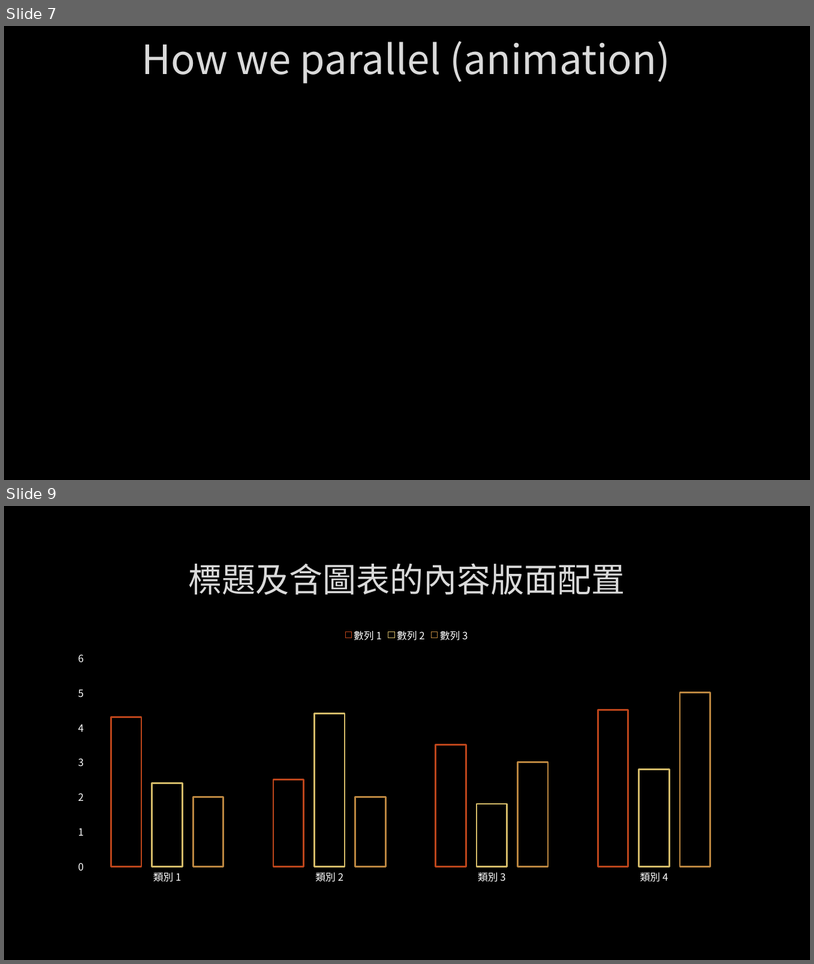
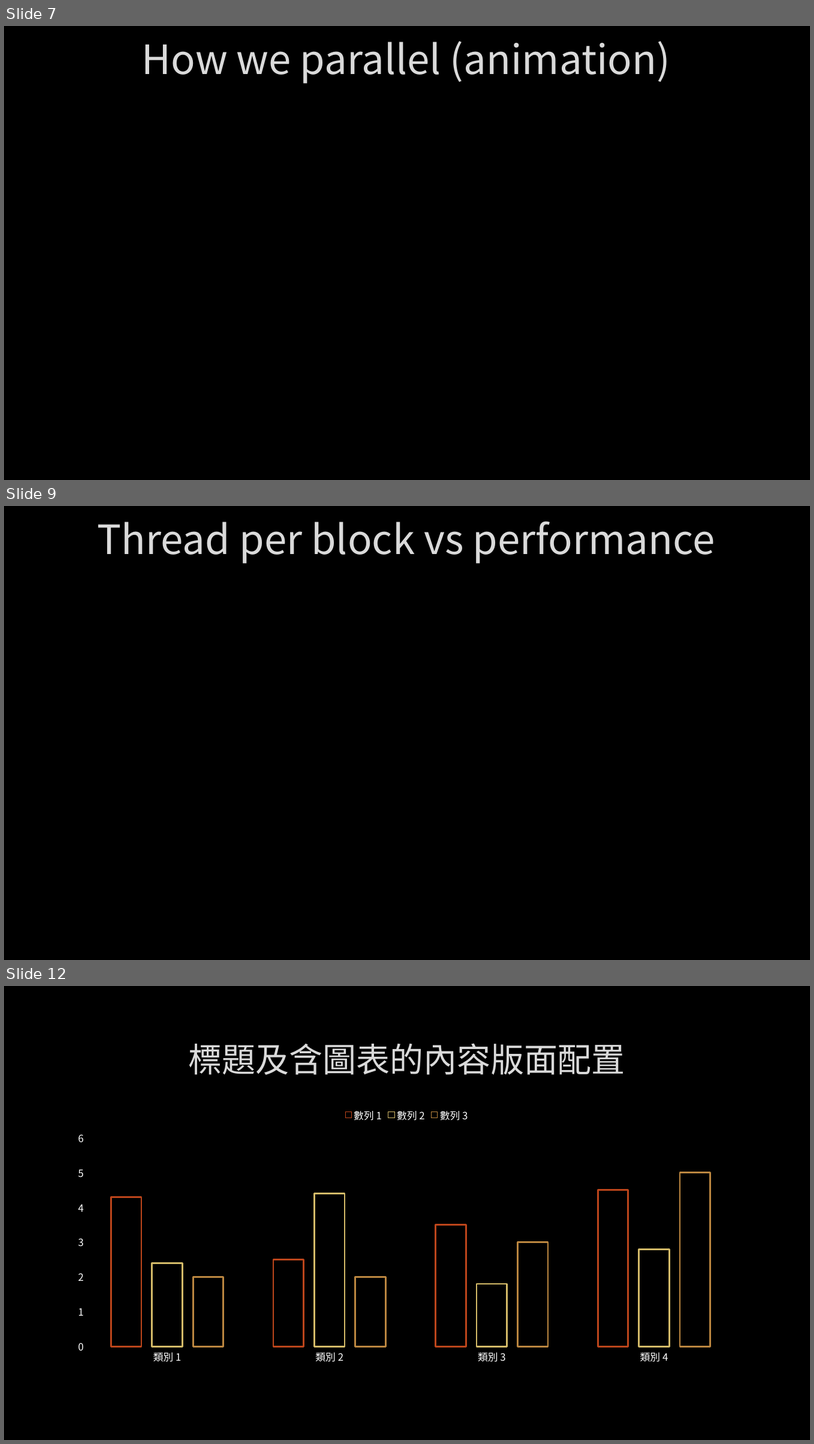
Before and after one commit to Alfons0329/Parallel_Programming_Fall_2018, a slide deck: Final Project/Report.pptx. Shown one above the other, each under a label of ours: slides 7 and 9 before the commit, slides 7, 9 and 12 after it; the slides between them are not shown. The pictures are 814x964 and 814x1444 pixels, drawn with LibreOffice and Linux fonts; fonts in the diff are those of the drawing; background and template pictures are left out. Boxes give left, top, right and bottom in pixels: in the first picture for what was removed or moved away, otherwise in the second. Text is boxed around its words. In the diff, an @@ line names an element or a change of style, - is before the commit and + after.

```diff
--- a/Final Project/Report.pptx
+++ b/Final Project/Report.pptx
@@ slide 9 added at [4,506,810,960], background picture (left out) @@
@@ title added at [97,521,716,564], 48 pt, text #DADADA @@
+Thread per block vs performance
@@ what was slide 9 is now slide 12 @@
```
Also in this commit, not shown: 4 slides changed, 2 other slides added.
